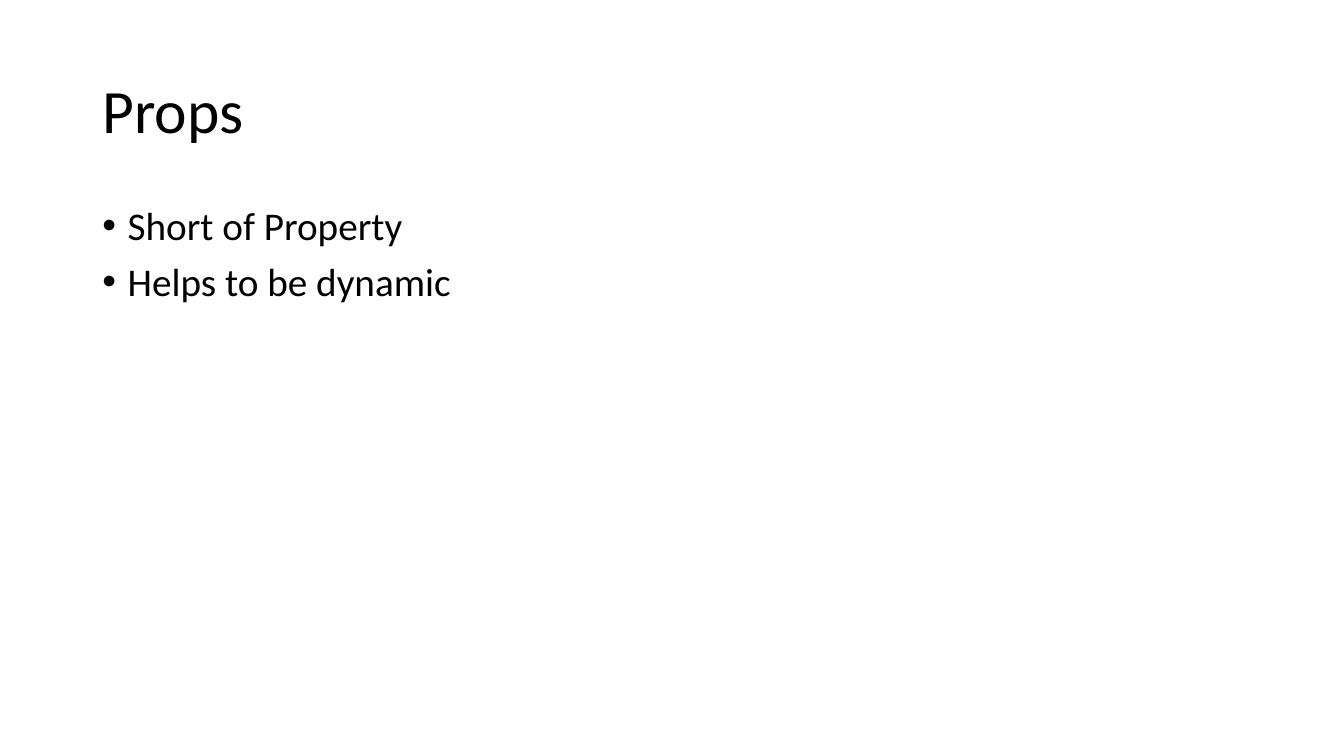
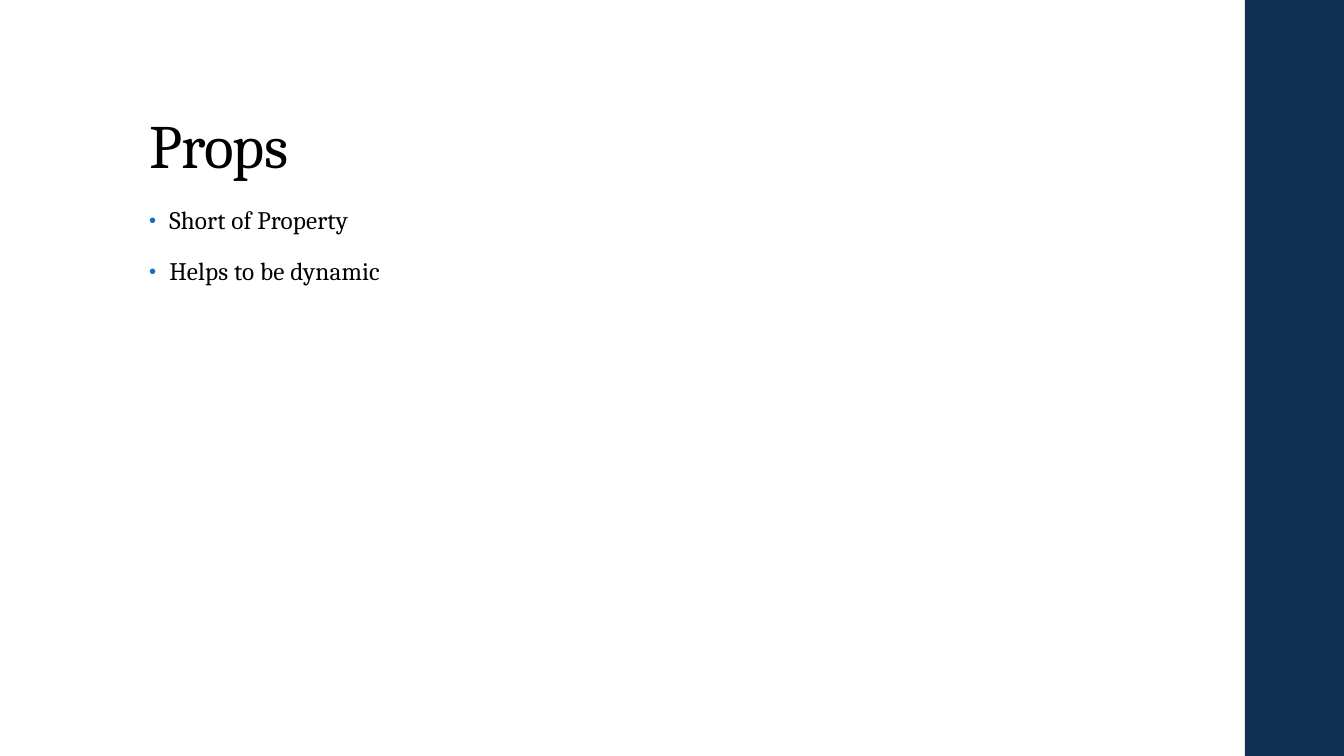
Before and after one commit to Prasundas99/Web-Development-Traning, a slide deck: slide 17 of 14.React/React.pptx. Drawn at 1344x756 pixels with LibreOffice and Linux fonts; fonts in the diff are those of the drawing. Boxes give left, top, right and bottom in pixels: in the first picture for what was removed or moved away, otherwise in the second. Text is boxed around its words. In the diff, an @@ line names an element or a change of style, - is before the commit and + after.

```diff
--- a/14.React/React.pptx
+++ b/14.React/React.pptx
@@ rectangle added at [1245, 0, 1344, 756], fill #113052 @@
@@ title "Props": place and size @@
-title "Props" at [102, 93, 243, 143]
+title "Props" at [149, 127, 288, 181]
@@ title "Props" at [149, 127, 288, 181]: font Calibri to Cambria, letter spacing 0 to -0.5 pt; vertical alignment middle to bottom @@
@@ text "Short of Property": place and size @@
-text "Short of Property" at [128, 212, 450, 303]
+text "Short of Property" at [169, 211, 380, 286]
@@ text "Short of Property" at [169, 211, 380, 286]: size 28 to 18 pt, font Calibri to Cambria, letter spacing 0 to 0.1 pt; indent changed; line spacing 0.9 to 0.95; more space between paragraphs @@
```
Also in this commit, not shown: 13 other slides changed, 3 slides added, 3 slides removed, 10 other files.
